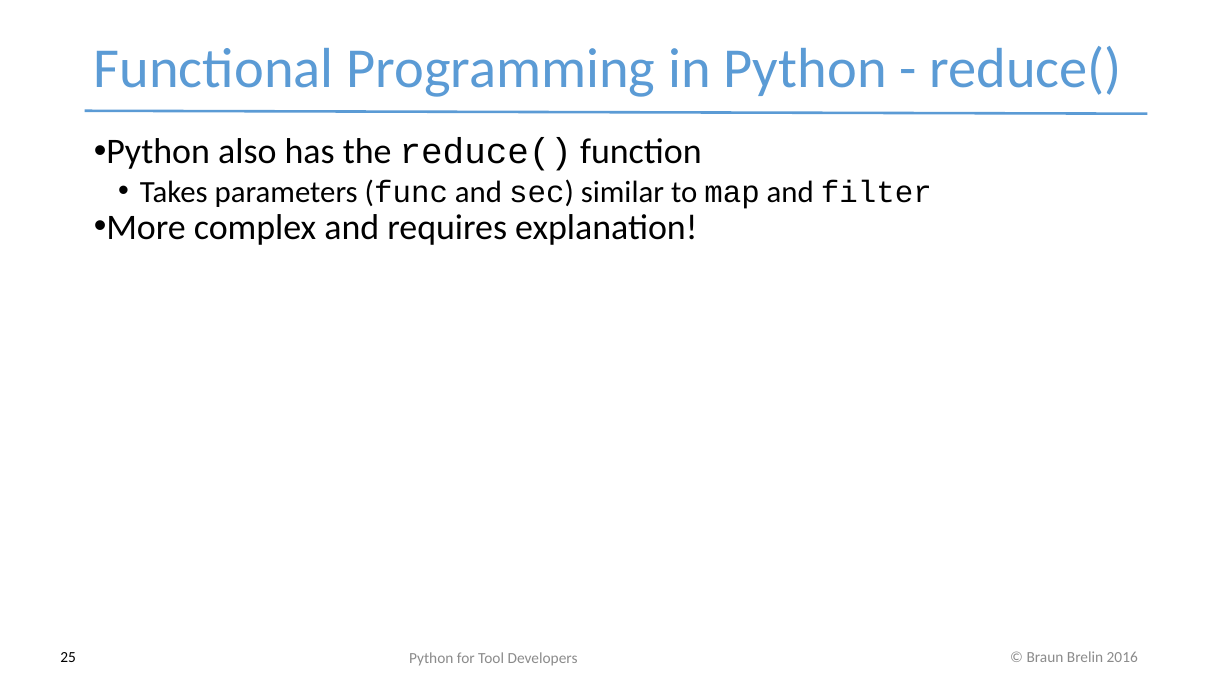
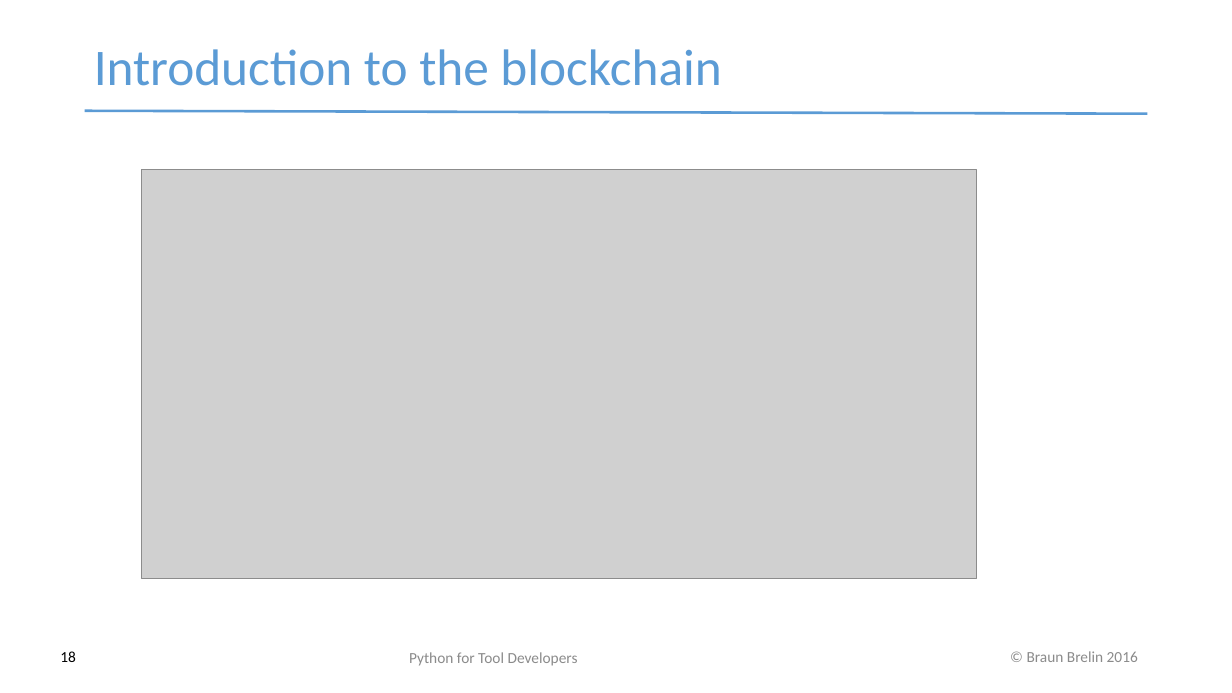
Before and after one commit to redmage123/btc-introductory-workshop, a slide deck: slide 18 of docs/Blockchain workshop v0.1.pptx (slide 25 before the commit). Drawn at 1232x693 pixels with LibreOffice and Linux fonts; fonts in the diff are those of the drawing; grey boxes stand for pictures. Boxes give left, top, right and bottom in pixels: in the first picture for what was removed or moved away, otherwise in the second. Text is boxed around its words. In the diff, an @@ line names an element or a change of style, - is before the commit and + after.

Commit message:
More work on version 1.0 of the slide deck

```diff
--- a/docs/Blockchain workshop v0.1.pptx
+++ b/docs/Blockchain workshop v0.1.pptx
@@ text at [94,49,721,86]: text changed; size 44 to 40 pt @@
-Functional Programming in Python - reduce()
+Introduction to the blockchain
@@ text removed at [106,138,932,245] @@
-• Python also has the reduce() function
-  • Takes parameters (func and sec) similar to map and filter
-• More complex and requires explanation!
@@ picture added at [141,169,977,579] @@
@@ page number at [60,651,76,662]: text changed @@
-25
+18
```
Also in this commit, not shown: 2 other slides changed, 13 slides added, 21 slides removed, 4 other files.
